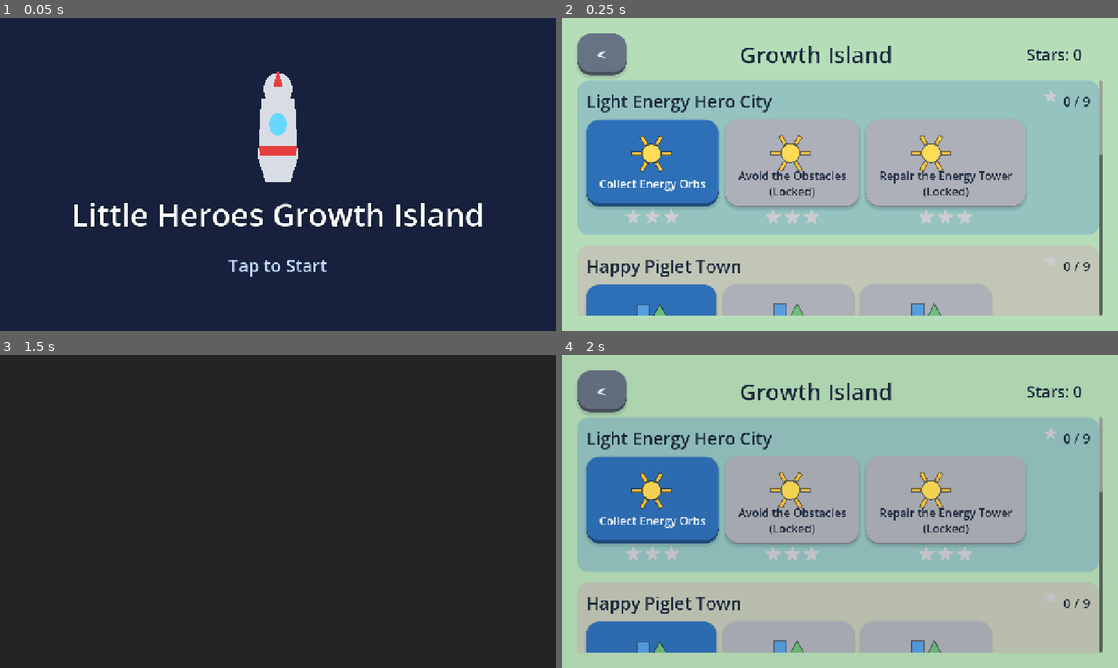
Above: before the commit, frames 1-4 (two rows, left to right).
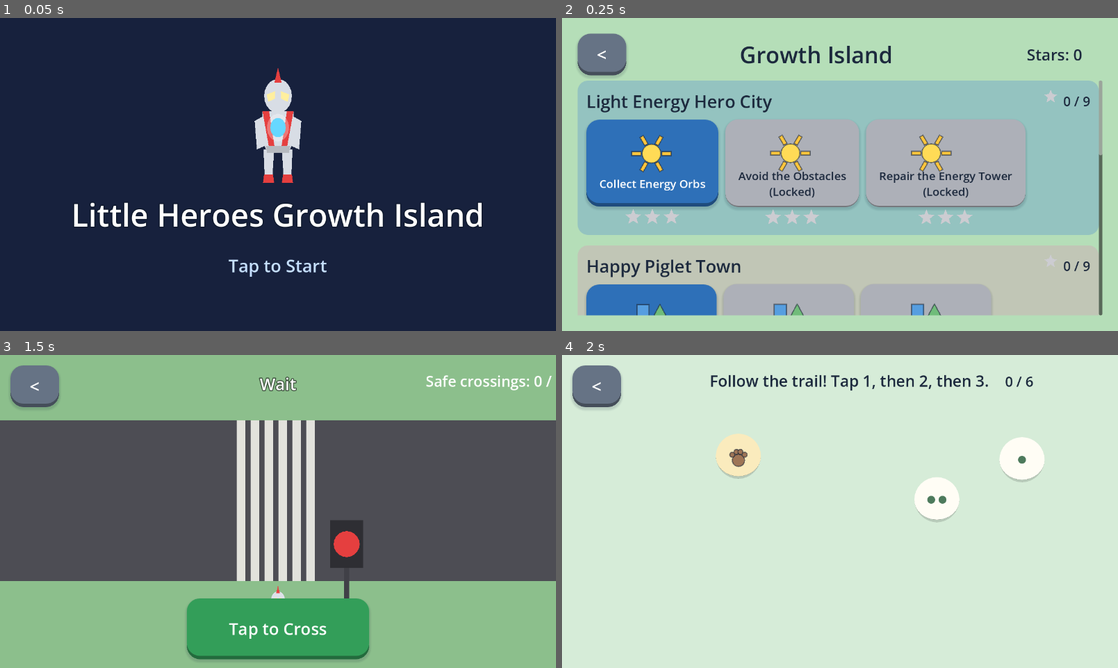
Above: after the commit, the same moments.

Repository: sangzhe-star1/herosIsland
Game: Godot game, scene res://tests/SmokeTest.tscn
Two runs of this game, one before a commit and one after it. Both use one fixed random seed, a clock stepped at 60 frames per second and the inputs below. This scene is started directly instead of the project's main scene. Sound files missing from this copy of the repository are replaced by a short silence.
Inputs:
- Up to frame 1 (0.05 s): no input
- Up to frame 2 (0.25 s): no input
- Up to frame 3 (1.5 s): click "Continue" at 0.5 s; click "<" at 1.25 s
- Up to frame 4 (2 s): no input

The runs differ from the first frame. In frame 1, 2.4% of the frame differs, in the area x 13-87%, y 16-83%; in frame 2, 3.2%; in frame 3, 99%, in the area x 0-100%, y 0-100%; in frame 4, 99%.
Error before the commit: Invalid access to property or key 'process_frame' on a base object of type 'null instance'. (res://tests/smoke_test.gd:210)

Commit message:
Original light hero, off-screen label fix, quieter smoke test
The smoke test found a real bug on its first clean run: the traffic
levels' instruction label used PRESET_CENTER_TOP, which anchors to the
screen centre and then treats `position` as an offset from it. The label
ran x=980..1580 against a 1280 viewport, so "Wait", "Go!" and "Careful, a
car is coming!" were 300px off the right edge in the flagship level.
Removing the preset centres it exactly: 340..940.

Hero redrawn as a proper original light hero -- helmet head with large
angled glowing eyes, fin crest, silver body with red shoulder-to-chest
stripes, arms, legs, boots, belt, chest light with a halo. Every element
is genre vocabulary rather than any particular character, so the design
belongs to the project and can ship. The chest light stays neutral and
is tinted at runtime because the colour-matching level depends on
recolouring it.

Second real bug, found while in there: celebrate() tweened scale to an
absolute 1.12, but the hero is 1.3x in Collect Energy and 2.0x on the
splash -- so celebrating made him shrink and snap back. Now scales
relative to the node's own scale.

power_up() added: the chest light flares when the target colour changes
in Repair the Energy Tower, drawing the eye to what just became the
instruction. Respects reduce-motion, as does celebrate() now.

Smoke test fixed. Headless Godot does not size its viewport from the
project settings -- it reported 1280x1280 and flagged 183 controls as
off-screen when almost none were. Now forces the real dimensions,
measures against the actual viewport, ignores scroll content, and only
reports buttons and labels rather than every container. 183 warnings that
are mostly noise is the same as none.

Diff:
--- a/scripts/minigames/collect_energy.gd
+++ b/scripts/minigames/collect_energy.gd
@@ -247,6 +247,9 @@
 
 	var color := _color_at(_required_color_index)
 	_hero.set_core_color(color)
+	# The hero's light flares when the target colour changes, so the child's eye
+	# is drawn to the thing that just became the instruction.
+	_hero.power_up()
 
 	if _tower_light != null:
 		var style := StyleBoxFlat.new()
--- a/scripts/minigames/traffic_crossing.gd
+++ b/scripts/minigames/traffic_crossing.gd
@@ -182,7 +182,10 @@
 	_instruction.add_theme_color_override("font_outline_color", Color(0, 0, 0, 0.6))
 	_instruction.add_theme_constant_override("outline_size", 8)
 	_instruction.horizontal_alignment = HORIZONTAL_ALIGNMENT_CENTER
-	_instruction.set_anchors_preset(Control.PRESET_CENTER_TOP)
+	# No anchor preset here: PRESET_CENTER_TOP anchors to the screen centre and
+	# then treats `position` as an offset from it, which pushed this label to
+	# x=980 and ran 300px off the right edge. Plain absolute positioning, like
+	# every other label in the game.
 	_instruction.position = Vector2(340, 40)
 	_instruction.custom_minimum_size = Vector2(600, 0)
 	_instruction.size = Vector2(600, 60)
--- a/scripts/skin/skinned_character.gd
+++ b/scripts/skin/skinned_character.gd
@@ -46,63 +46,154 @@
 	set_core_color(skin.core_color)
 
 
-## A recognisable hero silhouette from primitives: no art dependency, but still
-## reads as a character to a child rather than as a rectangle.
+## An original light hero, drawn from primitives.
+##
+## Uses the giant-hero vocabulary a child recognises instantly -- smooth
+## helmet-like head, large glowing eyes, a fin crest, silver body with red
+## accents, and a round chest light -- without reproducing any particular
+## character. Those elements are genre conventions, not protected expression,
+## so this design is the project's own and can ship.
+##
+## It is still a placeholder in the sense that commissioned art will be better.
+## It is not a placeholder in the sense of being a rectangle: the point is that
+## the game reads correctly today, and art becomes an upgrade rather than a
+## prerequisite.
 func _build_placeholder() -> void:
 	_placeholder = Node2D.new()
 	add_child(_placeholder)
 
 	var w: float = skin.body_size.x
 	var h: float = skin.body_size.y
-
+	var silver: Color = skin.body_color
+	var shade: Color = silver.darkened(0.16)
+	var accent: Color = skin.accent_color
+
+	# --- legs, drawn first so the torso overlaps them ---
+	for side in [-1.0, 1.0]:
+		var leg := Polygon2D.new()
+		leg.polygon = PackedVector2Array([
+			Vector2(side * w * 0.07, h * 0.10),
+			Vector2(side * w * 0.26, h * 0.10),
+			Vector2(side * w * 0.24, h * 0.44),
+			Vector2(side * w * 0.10, h * 0.44),
+		])
+		leg.color = silver
+		_placeholder.add_child(leg)
+
+		var boot := Polygon2D.new()
+		boot.polygon = PackedVector2Array([
+			Vector2(side * w * 0.09, h * 0.40),
+			Vector2(side * w * 0.25, h * 0.40),
+			Vector2(side * w * 0.27, h * 0.50),
+			Vector2(side * w * 0.07, h * 0.50),
+		])
+		boot.color = accent
+		_placeholder.add_child(boot)
+
+	# --- arms ---
+	for side in [-1.0, 1.0]:
+		var arm := Polygon2D.new()
+		arm.polygon = PackedVector2Array([
+			Vector2(side * w * 0.26, -h * 0.30),
+			Vector2(side * w * 0.42, -h * 0.24),
+			Vector2(side * w * 0.38, h * 0.10),
+			Vector2(side * w * 0.24, h * 0.06),
+		])
+		arm.color = silver
+		_placeholder.add_child(arm)
+
+	# --- torso ---
 	var body := Polygon2D.new()
 	body.polygon = PackedVector2Array([
-		Vector2(-w * 0.3, -h * 0.5),
-		Vector2(w * 0.3, -h * 0.5),
-		Vector2(w * 0.36, h * 0.2),
-		Vector2(w * 0.22, h * 0.5),
-		Vector2(-w * 0.22, h * 0.5),
-		Vector2(-w * 0.36, h * 0.2),
+		Vector2(-w * 0.28, -h * 0.36),
+		Vector2(w * 0.28, -h * 0.36),
+		Vector2(w * 0.30, -h * 0.06),
+		Vector2(w * 0.20, h * 0.14),
+		Vector2(-w * 0.20, h * 0.14),
+		Vector2(-w * 0.30, -h * 0.06),
 	])
-	body.color = skin.body_color
+	body.color = silver
 	_placeholder.add_child(body)
 
+	# Red shoulder-to-chest stripes: the accent that makes the silhouette read
+	# as a hero rather than a robot.
+	for side in [-1.0, 1.0]:
+		var stripe := Polygon2D.new()
+		stripe.polygon = PackedVector2Array([
+			Vector2(side * w * 0.28, -h * 0.36),
+			Vector2(side * w * 0.16, -h * 0.36),
+			Vector2(side * w * 0.05, h * 0.12),
+			Vector2(side * w * 0.15, h * 0.12),
+		])
+		stripe.color = accent
+		_placeholder.add_child(stripe)
+
+	# --- head ---
+	var head_centre := Vector2(0, -h * 0.54)
+	var head_r: float = w * 0.25
+
 	var head := Polygon2D.new()
-	var head_r: float = w * 0.26
-	var pts := PackedVector2Array()
+	var head_pts := PackedVector2Array()
+	for i in range(20):
+		var a: float = TAU * float(i) / 20.0
+		head_pts.append(head_centre + Vector2(cos(a) * head_r, sin(a) * head_r * 1.22))
+	head.polygon = head_pts
+	head.color = silver
+	_placeholder.add_child(head)
+
+	# Large angled eyes. More than anything else, these are what a small child
+	# uses to identify the character.
+	for side in [-1.0, 1.0]:
+		var eye := Polygon2D.new()
+		eye.polygon = PackedVector2Array([
+			head_centre + Vector2(side * head_r * 0.20, -head_r * 0.34),
+			head_centre + Vector2(side * head_r * 0.82, -head_r * 0.10),
+			head_centre + Vector2(side * head_r * 0.70, head_r * 0.42),
+			head_centre + Vector2(side * head_r * 0.22, head_r * 0.20),
+		])
+		eye.color = Color(1.0, 0.94, 0.62)
+		_placeholder.add_child(eye)
+
+	# Fin crest along the top of the head.
+	var crest := Polygon2D.new()
+	crest.polygon = PackedVector2Array([
+		head_centre + Vector2(0, -head_r * 2.05),
+		head_centre + Vector2(head_r * 0.26, -head_r * 0.95),
+		head_centre + Vector2(-head_r * 0.26, -head_r * 0.95),
+	])
+	crest.color = accent
+	_placeholder.add_child(crest)
+
+	# --- belt ---
+	var belt := Polygon2D.new()
+	belt.polygon = PackedVector2Array([
+		Vector2(-w * 0.22, h * 0.06),
+		Vector2(w * 0.22, h * 0.06),
+		Vector2(w * 0.20, h * 0.14),
+		Vector2(-w * 0.20, h * 0.14),
+	])
+	belt.color = shade
+	_placeholder.add_child(belt)
+
+	# --- chest light ---
+	# Gameplay depends on this: levels recolour it to tell the child which
+	# orbs to collect, so it is drawn neutral and tinted at runtime.
+	var halo := Polygon2D.new()
+	var halo_pts := PackedVector2Array()
+	var halo_r: float = w * 0.20
 	for i in range(16):
 		var a: float = TAU * float(i) / 16.0
-		pts.append(Vector2(cos(a) * head_r, sin(a) * head_r * 1.15) + Vector2(0, -h * 0.62))
-	head.polygon = pts
-	head.color = skin.body_color
-	_placeholder.add_child(head)
-
-	var crest := Polygon2D.new()
-	crest.polygon = PackedVector2Array([
-		Vector2(0, -h * 0.62 - head_r * 1.35),
-		Vector2(head_r * 0.34, -h * 0.62 - head_r * 0.2),
-		Vector2(-head_r * 0.34, -h * 0.62 - head_r * 0.2),
-	])
-	crest.color = skin.accent_color
-	_placeholder.add_child(crest)
-
-	var belt := Polygon2D.new()
-	belt.polygon = PackedVector2Array([
-		Vector2(-w * 0.34, h * 0.06),
-		Vector2(w * 0.34, h * 0.06),
-		Vector2(w * 0.32, h * 0.18),
-		Vector2(-w * 0.32, h * 0.18),
-	])
-	belt.color = skin.accent_color
-	_placeholder.add_child(belt)
-
-	# The chest core. Levels use it as a colour signal the child must read.
+		halo_pts.append(Vector2(cos(a) * halo_r, sin(a) * halo_r * 1.25) + Vector2(0, -h * 0.16))
+	halo.polygon = halo_pts
+	halo.color = Color(1, 1, 1, 0.30)
+	_placeholder.add_child(halo)
+
 	_core = Polygon2D.new()
 	var core_pts := PackedVector2Array()
-	var cr: float = w * 0.16
-	for i in range(12):
-		var a: float = TAU * float(i) / 12.0
-		core_pts.append(Vector2(cos(a) * cr, sin(a) * cr * 1.3) + Vector2(0, -h * 0.2))
+	var cr: float = w * 0.14
+	for i in range(14):
+		var a: float = TAU * float(i) / 14.0
+		core_pts.append(Vector2(cos(a) * cr, sin(a) * cr * 1.25) + Vector2(0, -h * 0.16))
 	_core.polygon = core_pts
 	_core.color = skin.core_color
 	_placeholder.add_child(_core)
@@ -117,10 +208,24 @@
 ## Soft pulse used for celebration. No flashing: rapid flicker is both
 ## unpleasant and a seizure risk, so this stays slow and low-contrast.
 func celebrate() -> void:
+	if not Juice.motion_enabled():
+		return
+	var base := scale
 	var t := create_tween().set_loops(3)
-	t.tween_property(self, "scale", Vector2(1.12, 0.92), 0.16)
-	t.tween_property(self, "scale", Vector2(0.96, 1.08), 0.16)
-	t.tween_property(self, "scale", Vector2.ONE, 0.16)
+	t.tween_property(self, "scale", base * Vector2(1.12, 0.92), 0.16)
+	t.tween_property(self, "scale", base * Vector2(0.96, 1.08), 0.16)
+	t.tween_property(self, "scale", base, 0.16)
+
+
+## The chest light brightening, for moments worth marking. Slow enough to read
+## as a glow rather than a blink.
+func power_up() -> void:
+	if _core == null or not Juice.motion_enabled():
+		return
+	var lit: Color = core_color.lightened(0.45)
+	var t := create_tween()
+	t.tween_property(_core, "color", lit, 0.28).set_trans(Tween.TRANS_SINE)
+	t.tween_property(_core, "color", core_color, 0.42).set_trans(Tween.TRANS_SINE)
 
 
 func _fallback_skin() -> CharacterSkin:
--- a/tests/smoke_test.gd
+++ b/tests/smoke_test.gd
@@ -14,7 +14,12 @@
 ## understand it. Those need eyes and hands.
 
 const FRAMES_PER_SCENE := 6
-const VIEWPORT := Vector2(1280.0, 720.0)
+
+## Headless Godot does not size its viewport from the project window settings,
+## so the first run reported a 1280x1280 square and flagged 183 controls as
+## off-screen when almost none were. Force the real game's dimensions, then
+## measure against what the viewport actually is rather than a constant.
+const TARGET_VIEWPORT := Vector2i(1280, 720)
 
 var _failures: Array[String] = []
 var _warnings: Array[String] = []
@@ -23,6 +28,13 @@
 
 func _ready() -> void:
 	print("\n=== Little Heroes Growth Island :: smoke test ===\n")
+
+	var window := get_window()
+	if window != null:
+		window.size = TARGET_VIEWPORT
+		window.content_scale_size = TARGET_VIEWPORT
+	await get_tree().process_frame
+	print("viewport: %s" % get_viewport().get_visible_rect().size)
 
 	_check_data()
 	_check_icons()
@@ -221,20 +233,36 @@
 	await get_tree().process_frame
 
 
-## Controls spilling outside the viewport. Reported as warnings rather than
-## failures: some overflow is legitimate (scroll content), but a button off the
-## edge of the screen is invisible to a child and worth surfacing.
-func _check_bounds(node: Node, label: String) -> void:
-	if node is Control:
+## Controls spilling outside the viewport.
+##
+## Only things a child could actually fail to see are reported: buttons and
+## labels, not the containers holding them. Anything inside a ScrollContainer is
+## skipped, because overflowing is what scroll content is for -- the first run
+## produced 183 warnings, almost all of them layout machinery doing its job,
+## which is the same as producing none.
+func _check_bounds(node: Node, label: String, in_scroll: bool = false) -> void:
+	var scrolling := in_scroll or node is ScrollContainer
+
+	if not scrolling and (node is Button or node is Label):
 		var control := node as Control
 		if control.visible and control.size.x > 1.0 and control.size.y > 1.0:
+			var view := get_viewport().get_visible_rect().size
 			var rect := control.get_global_rect()
-			var off_left: bool = rect.position.x < -2.0
-			var off_top: bool = rect.position.y < -2.0
-			var off_right: bool = rect.end.x > VIEWPORT.x + 2.0
-			var off_bottom: bool = rect.end.y > VIEWPORT.y + 2.0
-			if off_left or off_top or off_right or off_bottom:
-				_warnings.append("%s: %s sits outside the screen (%s)"
-					% [label, control.name, rect])
+			var out_by := maxf(
+				maxf(-rect.position.x, -rect.position.y),
+				maxf(rect.end.x - view.x, rect.end.y - view.y)
+			)
+			# A few pixels of bleed is rounding, not a mistake.
+			if out_by > 8.0:
+				var text: String = ""
+				if control.has_method("get_text"):
+					text = str(control.text)
+				var caption: String = ""
+				if text != "":
+					caption = " \"%s\"" % text
+				_warnings.append("%s: %s%s is %d px off-screen (%s)" % [
+					label, control.get_class(), caption, int(out_by), rect
+				])
+
 	for child in node.get_children():
-		_check_bounds(child, label)
+		_check_bounds(child, label, scrolling)
Not shown, added: scripts/minigames/animal_rescue.gd.uid
Not shown, added: scripts/ui/icon_library.gd.uid
Not shown, added: scripts/ui/juice.gd.uid
Not shown, added: scripts/ui/palette.gd.uid
Not shown, added: tests/smoke_test.gd.uid
